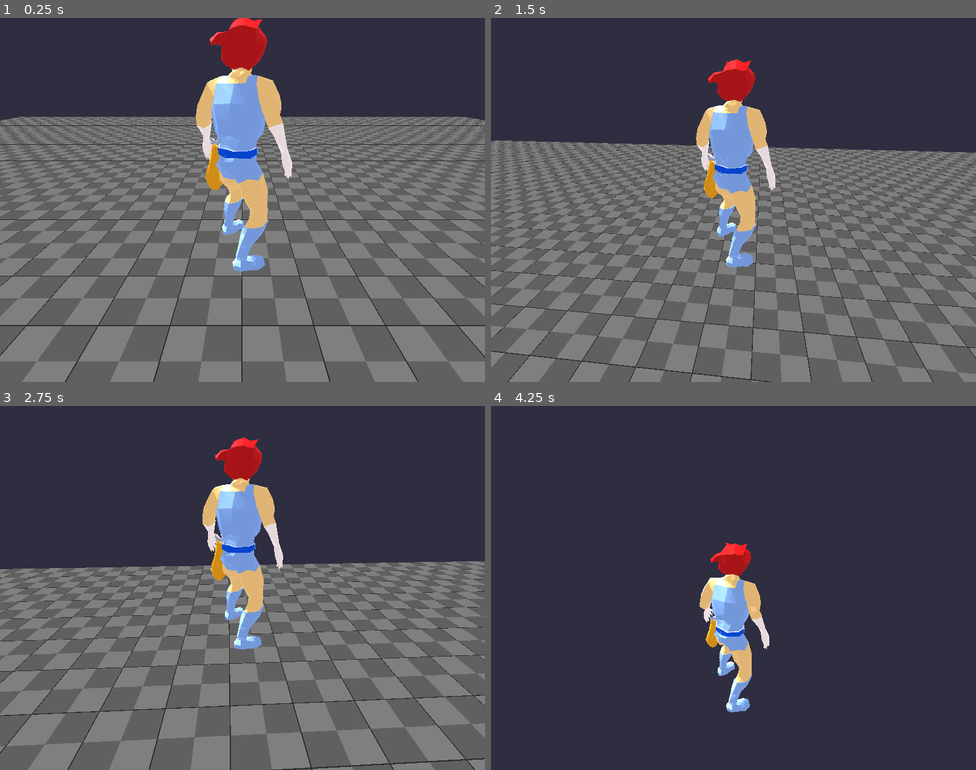
Above: before the commit, frames 1-4 (two rows, left to right).
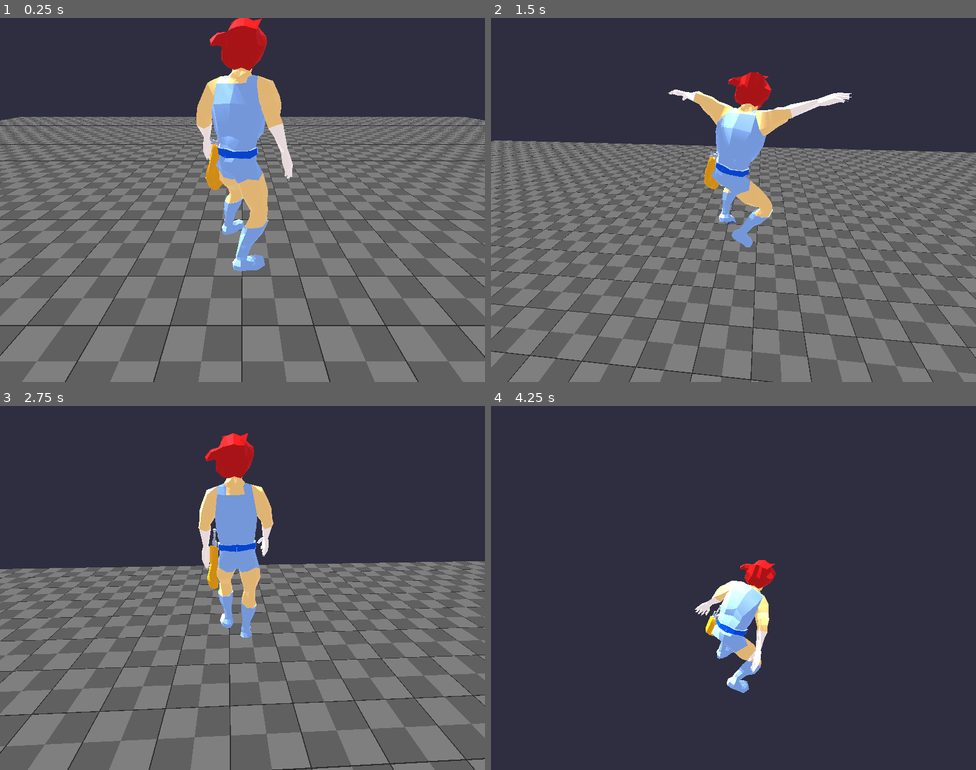
Above: after the commit, the same moments.

Repository: john-lay/liono
Game: Godot game, scene res://levels/Level01.tscn
Same seed, same stepped clock (60 frames per second), same inputs: the game is played once before the commit and once after it.
Inputs (mouse positions are in pixels of both pictures, inside the frame that each line leads up to):
- Up to frame 1 (0.25 s): no input
- Up to frame 2 (1.5 s): tap Enter at 0.5 s; move the mouse to (757, 200) at 0.52 s; hold W (move_forward) from 0.53 s (still down); tap Space (jump) at 0.6, 0.77, 1.07, 1.35 s; move the mouse to (709, 200) at 1.27 s
- Up to frame 3 (2.75 s): keep holding W (move_forward); tap Space (jump) at 1.52, 1.82, 2.1 s; move the mouse to (252, 580) at 2.02 s
- Up to frame 4 (4.25 s): keep holding W (move_forward); move the mouse to (728, 595) at 2.77 s; tap Space (jump) at 2.85, 3.02, 3.32, 3.6, 3.77, 4.07 s; move the mouse to (767, 591) at 3.52 s

The runs differ from the first frame. In frame 1, 0.2% of the frame differs, in the area x 40-61%, y 0-70%; in frame 2, 4.9%, in the area x 36-75%, y 11-69%; in frame 3, 3.2%; in frame 4, 3.7%.

Commit message:
Add 7 animation clips; fix jump and walk animation state
- Add FBX sources: Walk, Walk-Backwards, Left-Turn, Right-Turn, Jump,
  Start-Climbing-Ladder, Climbing-Ladder
- export_glb.py: import each FBX, strip Hips root-motion tracks, push
  all actions as NLA strips, export single GLB with 8 clips total
- Player.gd: switch movement animation from Run to Walk; fix _find_anim
  to prefer exact match before substring to avoid Walk matching
  Walk-Backwards; exclude Jump from loop-all so it plays once and holds
  last frame; add _is_jumping latch to hold Jump state through velocity
  apex dead zone and prevent floor-flicker from restarting animation

Co-Authored-By: Claude Sonnet 4.6 <noreply@anthropic.com>

Diff:
--- a/godot/scripts/Player.gd
+++ b/godot/scripts/Player.gd
@@ -13,6 +13,7 @@
 var _anim: AnimationPlayer = null
 var _current_anim := ""
 var _visual: Spatial = null
+var _is_jumping := false
 
 func _ready() -> void:
 	_visual = get_node_or_null("Liono") as Spatial
@@ -28,16 +29,19 @@
 
 func _loop_all_clips() -> void:
 	for clip in _anim.get_animation_list():
-		_anim.get_animation(clip).loop = true
+		_anim.get_animation(clip).loop = not ("jump" in clip.to_lower())
 
 func _find_anim(keyword: String) -> String:
 	if _anim == null:
 		return ""
 	var kw := keyword.to_lower()
+	var partial := ""
 	for anim_name in _anim.get_animation_list():
-		if kw in anim_name.to_lower():
+		if anim_name.to_lower() == kw:
 			return anim_name
-	return ""
+		if partial == "" and kw in anim_name.to_lower():
+			partial = anim_name
+	return partial
 
 func _play(keyword: String) -> void:
 	if _anim == null or _current_anim == keyword:
@@ -82,7 +86,11 @@
 	_update_animation(input)
 
 func _update_animation(input: Vector2) -> void:
-	if not is_on_floor():
+	if is_on_floor():
+		_is_jumping = false
+	elif abs(velocity.y) > 2.0:
+		_is_jumping = true
+	if _is_jumping:
 		_play("Jump")
 		return
-	_play("Run" if input.length() > 0.05 else "Idle")
+	_play("Walk" if input.length() > 0.05 else "Idle")
Binary file changed: godot/assets/models/liono.glb
Not shown, added: assets/models/FBX 2013/Climbing Ladder.fbx
Not shown, added: assets/models/FBX 2013/Jumping.fbx
Not shown, added: assets/models/FBX 2013/Left Turn.fbx
Not shown, added: assets/models/FBX 2013/Right Turn.fbx
Not shown, added: assets/models/FBX 2013/Start Climbing Ladder.fbx
Not shown, added: assets/models/FBX 2013/Walk Backwards.fbx
Not shown, added: assets/models/FBX 2013/Walking.fbx
Not shown, changed: tools/export_glb.py
